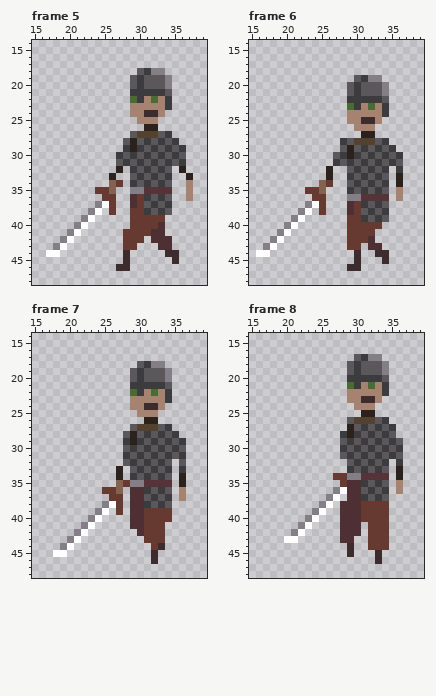
Pixel-art file, stored at assets/aseprite/human_downscale_walk.ase. The picture above was drawn from the file before the commit.
64x64 pixels, 8 frames. Colours within 5 levels of each other are drawn and written as one. Shown: frame 5: x 15..39, y 14..48; frame 6: x 15..39, y 14..48; frame 7: x 15..39, y 14..48; frame 8: x 15..39, y 14..48. The commit also changed other frames, which this record leaves out.
The same view after the edit:
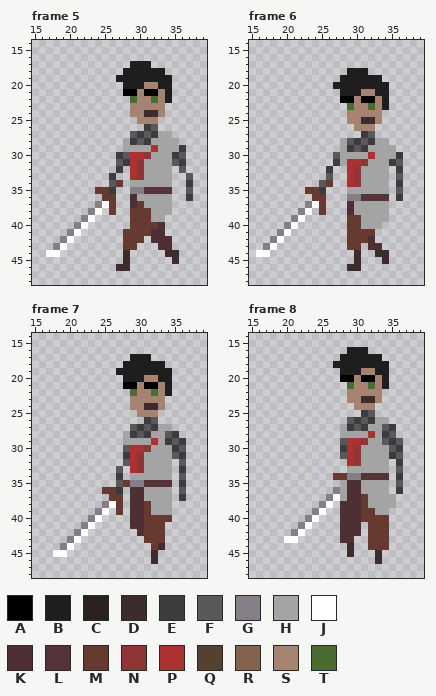
Palette (. is transparent): A #000000  B #1e1e1e  C #2b211d  D #3d2c2e  E #3c3b3d  F #5a585b  G #847e87  H #a4a4a4  J #ffffff  K #4e2f33  L #563239  M #663931  N #8f3535  P #ac3232  Q #52422f  R #836250  S #a58370  T #4a6c32
The exact change:
layer "back (arms)/bacK_arms/arms_armor" added
layer "body/jacket" now hidden
layer "body/armor" now shown
layer "head/hair/hair_1" now shown
layer "head/headwear/steel_cap" now hidden
layer "front (arms)/front_arms/arms_armor" added
layer "back (arms)/bacK_arms/arms armor" removed
layer "front (arms)/front_arms/arms armor" removed
Changed rows in their new state; - is an unchanged pixel.
Frame 5:
first column x 26:
17 ---BBB------
18 --BBBBBB----
19 -BBBBBBBB---
20 --BBBSSBB---
21 --AASAASB---
22 ----S---B---
23 --------.---
26 -----EF-----
27 ----EFEHH---
28 --HE--HHHH--
29 --HHHHPHHH--
30 ---PPNHHH---
31 ---PNHHHH---
32 -E-PNHHHH-F-
33 E--PNHHHH--F
34 F--HHHHHH--E
35 E----------F
36 ----HHHHH--E
37 -----HHHH---
38 -----MHHH---
39 ------HH----
Frame 6:
first column x 25:
18 ----BBB-----
19 ---BBBBBB---
20 --BBBBBBBB--
21 ---BBBSSBB--
22 ---AASAASB--
23 -----S---B--
24 ---------.--
27 ------EF----
28 ---H-EFEHH--
29 ---HE--HHHH-
30 ---HHHHPHHH-
31 ---HPPNHHH--
32 -E--PNHHHH--
33 -F--PNHHHH-F
34 F---PNHHHH-E
35 E---HHHHHH-F
36 -----------E
37 -----HHHHH--
38 -----HHHHH--
39 ------HHHH--
40 ------HHH---
Frame 7:
first column x 27:
17 --BBB-----
18 -BBBBBB---
19 BBBBBBBB--
20 -BBBSSBB--
21 -AASAASB--
22 ---S---B--
23 -------.--
26 ----EF----
27 ---EFEHH--
28 -HE--HH---
29 -HHHHPH---
30 --PPNHHH--
31 --PNHHHH--
32 --PNHHHH--
33 F-PNHHHH--
34 E-HHHHHH-F
35 F--------E
36 E---HHHH-F
37 ----HHHH-E
38 ----MHHH--
39 -----HHH--
Frame 8:
first column x 27:
16 --BBB-----
17 -BBBBBB---
18 BBBBBBBB--
19 -BBBSSBB--
20 -AASAASB--
21 ---S---B--
22 -------.--
25 ----EF----
26 ---EFEHH--
27 -HE--HH---
28 -HHHHPH---
29 --PPNHH---
30 --PNHHHH--
31 --PNHHHH--
32 --PNHHHH--
33 --HHHHHH-F
34 ---------E
35 -H--HHHH-F
36 -H--HHHH-E
37 -H--MHHHH-
38 -----HHHH-
39 ------HH--
Boxes around the changes in both pictures, in picture pixels (x1, y1, x2, y2):
changed: (109, 61, 193, 222)
changed: (319, 68, 403, 229)
changed: (116, 354, 186, 515)
changed: (333, 347, 403, 515)
